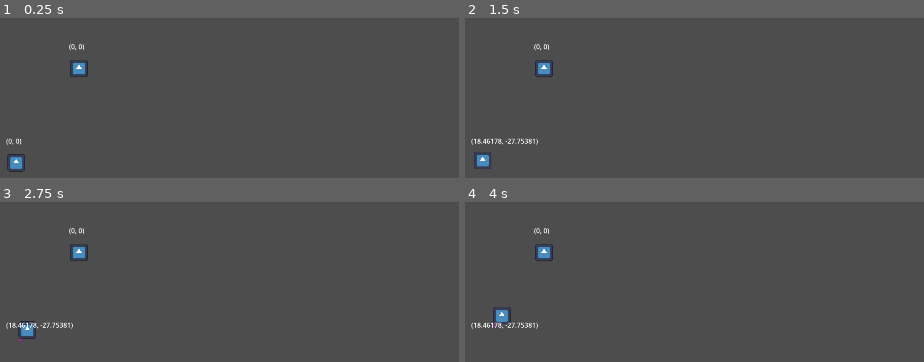
Above: before the commit, frames 1-4 (two rows, left to right).
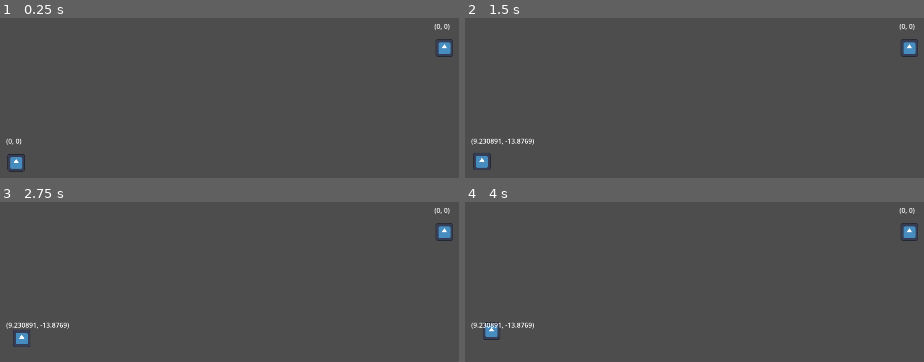
Above: after the commit, the same moments.

Repository: super-Colin/godot-physics-drag
Game: Godot game, scene res://game.tscn
Two runs of this game, one before a commit and one after it. Both use one fixed random seed, a clock stepped at 60 frames per second and the inputs below. The engine's default icon, where the game draws it, is replaced by a stand-in: a white triangle on a blue panel in a dark square.
Inputs (mouse positions are in pixels of both pictures, inside the frame that each line leads up to):
- Up to frame 1 (0.25 s): no input
- Up to frame 2 (1.5 s): tap Enter at 0.5 s; move the mouse to (483, 162) at 0.52 s; press the mouse at (483, 162) at 0.53 s; tap Space at 1.25 s; move the mouse to (543, 67) at 1.27 s; release the mouse at (543, 67) at 1.28 s; click (543, 67) at 1.35 s
- Up to frame 3 (2.75 s): tap Enter at 2 s; move the mouse to (238, 205) at 2.02 s; press the mouse at (238, 205) at 2.03 s
- Up to frame 4 (4 s): tap Space at 2.75 s; move the mouse to (outside the picture) at 2.77 s; release the mouse at (outside the picture) at 2.78 s; click (outside the picture) at 2.85 s; move the mouse to (outside the picture) at 3.52 s; press the mouse at (outside the picture) at 3.53 s

The runs differ from the first frame. In frame 1, 0.7% of the frame differs, in the area x 15-99%, y 3-37%; in frame 2, 1.1%; in frame 3, 1.3%; in frame 4, 1.4%, in the area x 1-99%, y 3-87%.

Commit message:
fusion requirements starting to balance right

Diff:
--- a/barrel.tscn
+++ b/barrel.tscn
@@ -12,7 +12,7 @@
 gravity_space_override = 3
 
 [node name="CollisionShape2D" type="CollisionShape2D" parent="North"]
-position = Vector2(0, -57.25)
+position = Vector2(0, -67)
 shape = SubResource("RectangleShape2D_aq3h7")
 
 [node name="North2" type="Area2D" parent="."]
@@ -20,7 +20,7 @@
 gravity = 400.0
 
 [node name="CollisionShape2D" type="CollisionShape2D" parent="North2"]
-position = Vector2(0, -29)
+position = Vector2(0, -38.75)
 shape = SubResource("RectangleShape2D_ods5d")
 
 [node name="South" type="Area2D" parent="."]
@@ -29,7 +29,7 @@
 gravity_direction = Vector2(0, -1)
 
 [node name="CollisionShape2D" type="CollisionShape2D" parent="South"]
-position = Vector2(0.125, 51)
+position = Vector2(0.125, 69)
 shape = SubResource("RectangleShape2D_aq3h7")
 
 [node name="South2" type="Area2D" parent="."]
@@ -39,5 +39,5 @@
 gravity = 400.0
 
 [node name="CollisionShape2D" type="CollisionShape2D" parent="South2"]
-position = Vector2(0.125, 23)
+position = Vector2(0.125, 41)
 shape = SubResource("RectangleShape2D_ods5d")
--- a/game.tscn
+++ b/game.tscn
@@ -17,7 +17,9 @@
 
 [node name="Particle" parent="." instance=ExtResource("4_wutqv")]
 position = Vector2(620, 640)
+weight = 1.0
 isTarget = false
 
 [node name="Particle2" parent="." instance=ExtResource("4_wutqv")]
-position = Vector2(771, 413)
+position = Vector2(1649, 364)
+weight = 1.0
--- a/nucleus.gd
+++ b/nucleus.gd
@@ -13,7 +13,12 @@
 	$'.'.mouse_exited.connect(_mouse_exited)
 
 
-
+func requiredEnergyForFusion():
+	#return %Nucleus.mass * %Nucleus.mass
+	#return (1 + %Nucleus.mass) * (1 + %Nucleus.mass) * (1 + %Nucleus.mass)
+	#return mass * mass * mass
+	return (1 + mass) * (1 + mass) * 100
+	#return mass * mass * 1000
 
 
 func _mouse_entered():
--- a/particle.gd
+++ b/particle.gd
@@ -4,10 +4,10 @@
 
 
 
+@export var weight = 0.1
 @export var isTarget = true
 
-@export var weight = 0.1
-var mousePull = 200.0
+var mousePull = 1000.0
 
 
 
@@ -26,9 +26,27 @@
 
 #func handleCollision(rid, body, bodyIndex, shapeIndex):
 func handleCollision(body):
+	if isTarget:
+		return
 	print("collision: ", body)
-	if "weight" in body:
-		print("weight : ", body.weight)
+	if "mass" in body:
+		#print("weight : ", body.mass)
+		if isEnoughForFusion(body):
+			print("bam!")
+			$'.'.queue_free()
+			body.get_parent().queue_free()
+
+
+func isEnoughForFusion(body:Node)->bool:
+	#var selfEnergy = %Nucleus.linear_velocity * %Nucleus.mass
+	var selfEnergy = abs(%Nucleus.linear_velocity.x) + abs(%Nucleus.linear_velocity.y) * %Nucleus.mass * 0.0001
+	#var otherEnergy = body.linear_velocity * body.mass
+	var otherEnergy = abs(body.linear_velocity.x) + abs(body.linear_velocity.y) * body.mass
+	print("selfEnergy: ", selfEnergy, ", otherEnergy: ", otherEnergy, ", requiredEnergyForFusion: ", body.requiredEnergyForFusion())
+	#if selfEnergy >= (%Nucleus.requiredEnergyForFusion() + body.requiredEnergyForFusion()):
+	if selfEnergy >= body.requiredEnergyForFusion():
+		return true
+	return false
 
 
 func _physics_process(delta: float) -> void:
